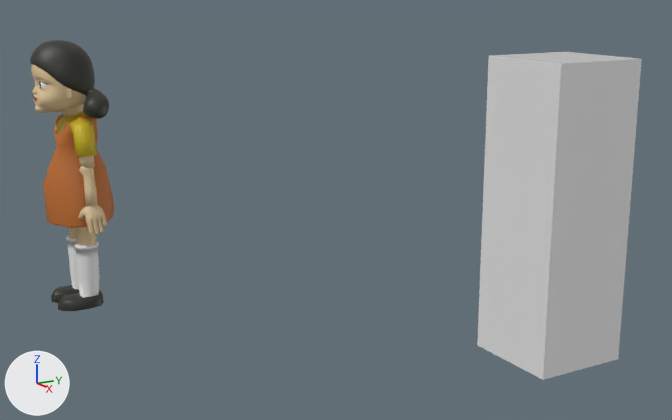
Before and after pictures for a commit that changed the Blender file Archivos Blender/doll.blend.
One viewpoint serves both versions: a 50 mm camera at (20.35, -5.16, 7.45) aimed at (3.78, 4.4, 2.7). Lighting does not change. The marker at lower left points along +X, +Y and +Z.
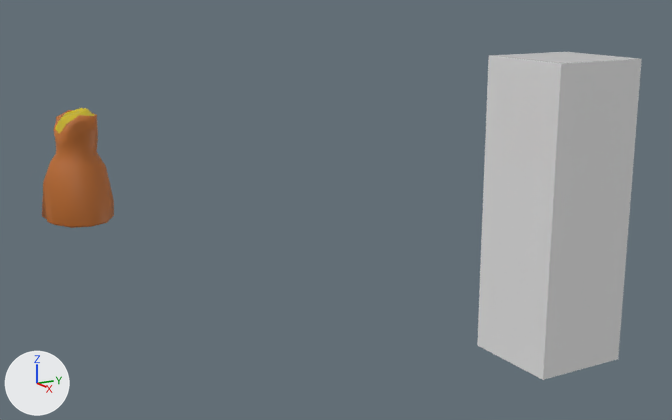
Commit message: creando detalles en ropa con escultura de doll

ob_cuerpo is not drawn itself; it is used by a modifier of ob_cube_003, ob_cube_004, ob_cube_002, ob_circle_001, ob_circle, ob_circle_002.

What changed in the scene script:
```text
Add me_cube_001_1:
    me_cube_001_1.from_pydata(...)  # 262 vertices, 260 faces; spans x -0.85..0.85, y -0.77..0.72, z -1.85..0.63
    me_cube_001_1.polygons.foreach_set('use_smooth', [True] * 260)
    # faces by material slot: [196, 64]
    me_cube_001_1.materials.append(mat_naranja)  # orange #bd6c2b
    me_cube_001_1.materials.append(mat_amarillo)  # yellow #ccb613
Add me_cube_007:
    me_cube_007.from_pydata(...)  # 262 vertices, 260 faces; spans x -0.85..0.85, y -0.77..0.72, z -1.85..0.63
    me_cube_007.polygons.foreach_set('use_smooth', [True] * 260)
    # faces by material slot: [196, 64]
    me_cube_007.materials.append(mat_naranja)  # orange #bd6c2b
    me_cube_007.materials.append(mat_amarillo)  # yellow #ccb613
Remove ob_cube_001:
    ob_cube_001 = bpy.data.objects.new('Cube.001', me_cube_001)
    ob_cube_001.location = (-0.08, 0.02, 4.05)
    ob_cube_001.scale = (0.5, 0.5, 0.5)
    _m = ob_cube_001.modifiers.new('Mirror', 'MIRROR')
    _m.use_clip = True
Change ob_cylinder:
    add ob_cylinder.hide_set(True)  # its collection is switched off
Change ob_plane:
    ob_plane.location: (-0.09, -0.09, 5.01) -> (-0.09, -0.07, 5.05)
    ob_plane.rotation_euler: (0.0, 0.0, 0.0) -> (0.165, 0.0, 0.0)  # degrees (0, 0, 0) -> degrees (9.5, 0, 0)
    add ob_plane.hide_set(True)  # its collection is switched off
Change ob_plane_001:
    ob_plane_001.location: (-0.09, -0.24, 5.05) -> (-0.09, -0.23, 5.06)
    ob_plane_001.rotation_euler: (0.0, 0.0, 0.0) -> (0.165, 0.0, 0.0)  # degrees (0, 0, 0) -> degrees (9.5, 0, 0)
    add ob_plane_001.hide_set(True)  # its collection is switched off
Change ob_eyes:
    ob_eyes.location: (0.14, -0.56, 5.25) -> (0.14, -0.56, 5.24)
    ob_eyes.rotation_euler: (0.0399, 0.0, 0.0) -> (0.205, 0.0, 0.0)  # degrees (2.3, 0, 0) -> degrees (12, 0, 0)
    ob_eyes.scale: (1.02, 1.02, 1.02) -> (1.08, 1.08, 1.08)
    add ob_eyes.hide_set(True)  # its collection is switched off
Change ob_cube_002:
    where _m = ob_cube_002.modifiers.new('Mirror', 'MIRROR')
    _m.mirror_object: ob_cube_001 -> ob_cuerpo
    add ob_cube_002.hide_set(True)  # its collection is switched off
Change ob_cube_003:
    where _m = ob_cube_003.modifiers.new('Mirror', 'MIRROR')
    _m.mirror_object: ob_cube_001 -> ob_cuerpo
    add ob_cube_003.hide_set(True)  # its collection is switched off
Change ob_cube_004:
    where _m = ob_cube_004.modifiers.new('Mirror', 'MIRROR')
    _m.mirror_object: ob_cube_001 -> ob_cuerpo
    add ob_cube_004.hide_set(True)  # its collection is switched off
Change ob_cube_005:
    add ob_cube_005.hide_set(True)  # its collection is switched off
Change ob_circle:
    where _m = ob_circle.modifiers.new('Mirror', 'MIRROR')
    _m.mirror_object: ob_cube_001 -> ob_cuerpo
    add ob_circle.hide_set(True)  # its collection is switched off
Change ob_circle_001:
    where _m = ob_circle_001.modifiers.new('Mirror', 'MIRROR')
    _m.mirror_object: ob_cube_001 -> ob_cuerpo
    add ob_circle_001.hide_set(True)  # its collection is switched off
Change ob_circle_002:
    where _m = ob_circle_002.modifiers.new('Mirror', 'MIRROR')
    _m.mirror_object: ob_cube_001 -> ob_cuerpo
    add ob_circle_002.hide_set(True)  # its collection is switched off
Add ob_cuerpo:
    ob_cuerpo = bpy.data.objects.new('cuerpo', me_cube_001_1)
    ob_cuerpo.location = (-0.0833, 0.0181, 4.052)
    ob_cuerpo.hide_set(True)  # its collection is switched off
Add ob_cuerpo_001:
    ob_cuerpo_001 = bpy.data.objects.new('cuerpo.001', me_cube_007)
    ob_cuerpo_001.location = (-0.08, 0.02, 4.05)
```

Changed parts and their boxes [x1, y1, x2, y2] in the pictures (672 x 420 px):
'cuerpo.001', added
    after: [42, 108, 114, 228]
'Cube.001', deleted
    before: [43, 112, 114, 228]
'Plane.001', hidden
    before: [30, 40, 109, 119]
'Circle.001', deleted, added, hidden
    before: [66, 235, 100, 298]
'Plane', hidden
    before: [31, 64, 86, 113]
'Circle.002', deleted, added, hidden
    before: [51, 285, 104, 311]
'Cube.005', hidden (yellow)
    before: [70, 118, 97, 156]
'Cube.002', deleted, added, hidden
    before: [78, 205, 107, 236]
'Cube.004', deleted, hidden, added
    before: [79, 165, 98, 206]
'Circle', deleted, added, hidden
    before: [68, 227, 97, 246]
'Cube.003', deleted, hidden, added
    before: [79, 155, 95, 168]
'Cylinder', hidden
    before: [63, 104, 84, 116]
'eyes', hidden
    before: [40, 82, 48, 89]
